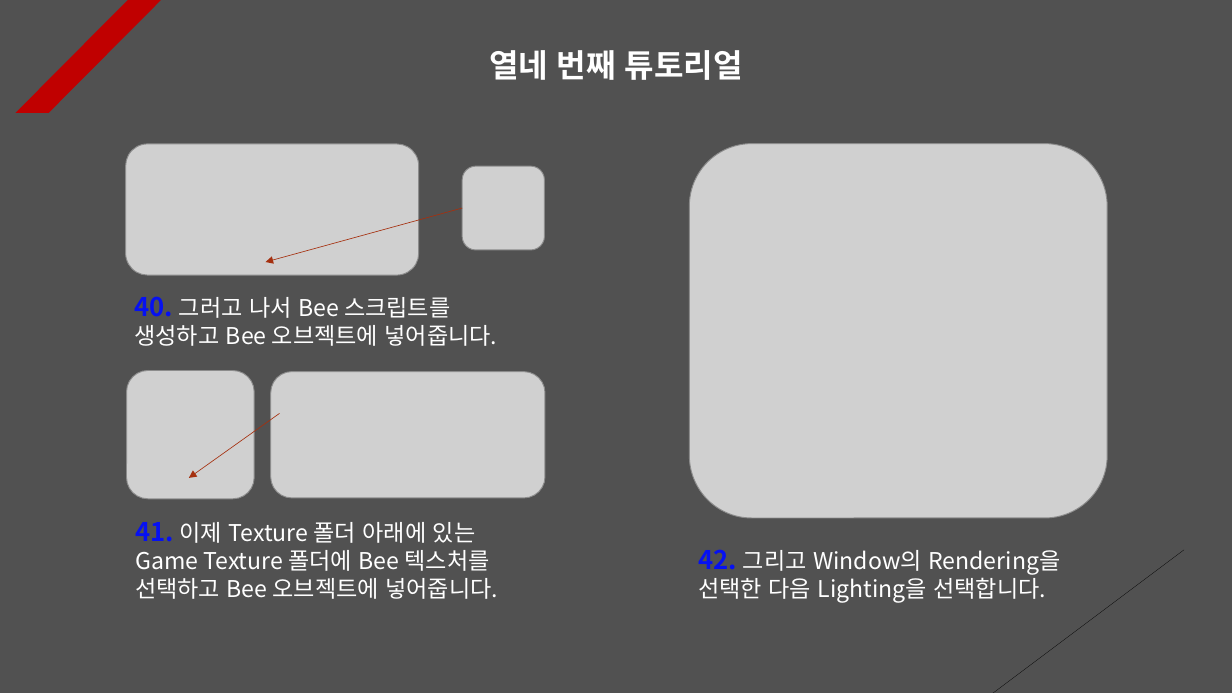
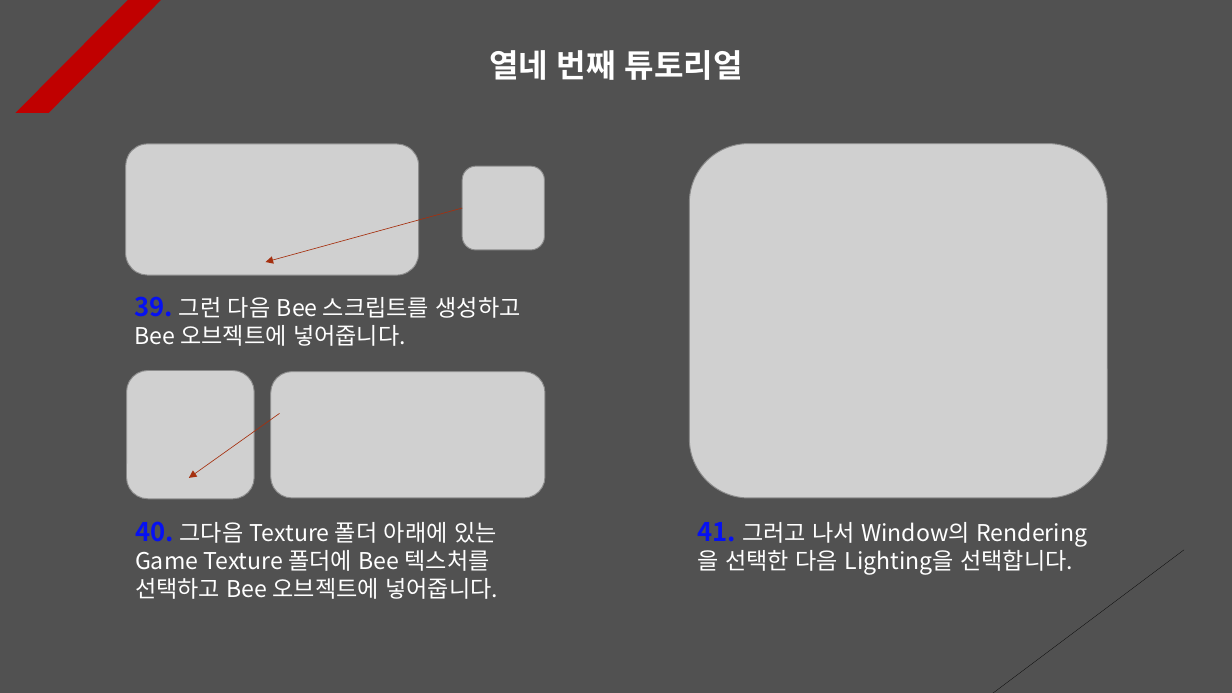
Before and after one commit to Unity2033/3D-UnityEngine, a slide deck: slide 14 of Assets/Class/Photon Server/PPT Data/Photon Game.pptx. Drawn at 1232x693 pixels with LibreOffice and Linux fonts; fonts in the diff are those of the drawing; grey boxes stand for pictures. Boxes give left, top, right and bottom in pixels: in the first picture for what was removed or moved away, otherwise in the second. Text is boxed around its words. In the diff, an @@ line names an element or a change of style, - is before the commit and + after.

```diff
--- a/Assets/Class/Photon Server/PPT Data/Photon Game.pptx
+++ b/Assets/Class/Photon Server/PPT Data/Photon Game.pptx
@@ picture resized from (x1=689, y1=143, x2=1107, y2=518) to (x1=689, y1=143, x2=1107, y2=497) @@
@@ text at (x1=134, y1=296, x2=521, y2=346): text changed @@
-40. 그러고 나서 Bee 스크립트를 생성하고 Bee 오브젝트에 넣어줍니다.
+39. 그런 다음 Bee 스크립트를 생성하고 Bee 오브젝트에 넣어줍니다.
@@ text at (x1=135, y1=521, x2=498, y2=599): text changed @@
-41. 이제 Texture 폴더 아래에 있는 Game Texture 폴더에 Bee 텍스처를 선택하고 Bee 오브젝트에 넣어줍니다.
+40. 그다음 Texture 폴더 아래에 있는 Game Texture 폴더에 Bee 텍스처를 선택하고 Bee 오브젝트에 넣어줍니다.
@@ text at (x1=698, y1=522, x2=1073, y2=575): text changed @@
-42. 그리고 Window의 Rendering을 선택한 다음 Lighting을 선택합니다.
+41. 그러고 나서 Window의 Rendering을 선택한 다음 Lighting을 선택합니다.
```
Also in this commit, not shown: 5 other slides changed, 2 slides added, 48 other files.
